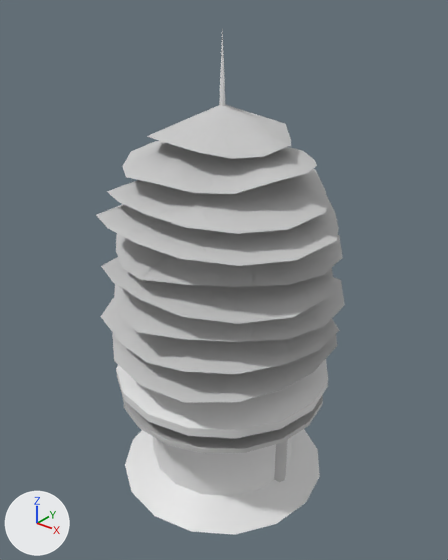
Two versions of the FBX model Kalevala Pinball/Assets/Models/Pop Bumper.FBX, one commit apart.
Both versions are drawn from a camera (50 mm lens) standing at (-0.1471, -0.037, 0.1109) and looking at (-0.2247, 0.0599, 0.0508). Arrows for +X, +Y and +Z are at lower left; the lights stay in place. Where no turn or scale is listed for an object, it has been applied to the vertices.

Objects in the first picture: 'Body', 'Bumper', 'Hay Layer', 'Hay Layer001', 'Hay Layer002', 'Hay Layer003', 'Hay Layer004', 'Hay Layer005', 'Hay Layer006', 'Hay Layer007', 'Hay Layer008'.
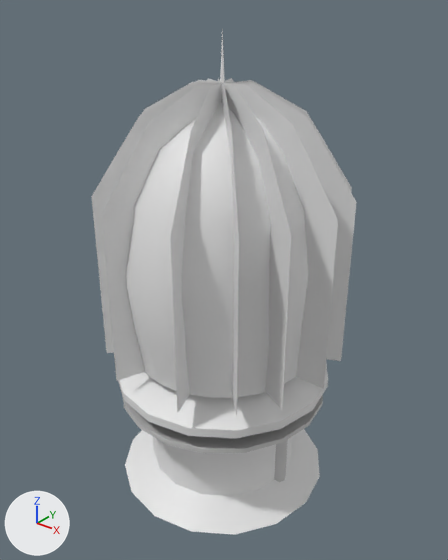
What changed in the scene script:
```text
Add me_mesh_009_1:
    me_mesh_009_1.from_pydata([(-0.0088, -0.0257, 0.0046), (0.0098, 0.0254, 0.0046), (-0.0016, -0.0059, 0.0639), (0.0026, 0.0056, 0.0639), (-0.0088, -0.0257, 0.0421), (0.0098, 0.0254, 0.0421), (-0.0065, -0.0193, 0.0525), (0.0074, 0.0189, 0.0525), (0.0061, 0.0153, 0.0582), (-0.0052, -0.0156, 0.0582)], [], [(0, 1, 5, 4), (4, 5, 7, 6), (7, 8, 9, 6), (3, 2, 9, 8)])
Add me_mesh_007_1:
    me_mesh_007_1.from_pydata([(-0.0244, -0.0119, 0.0046), (0.0249, 0.011, 0.0046), (-0.0053, -0.003, 0.0639), (0.0057, 0.0021, 0.0639), (-0.0244, -0.0119, 0.0421), (0.0249, 0.011, 0.0421), (-0.0182, -0.009, 0.0525), (0.0186, 0.0081, 0.0525), (0.0151, 0.0065, 0.0582), (-0.0147, -0.0074, 0.0582)], [], [(0, 1, 5, 4), (4, 5, 7, 6), (7, 8, 9, 6), (3, 2, 9, 8)])
Add me_mesh_008_1:
    me_mesh_008_1.from_pydata([(-0.0249, 0.011, 0.0046), (0.0244, -0.0119, 0.0046), (-0.0057, 0.0021, 0.0639), (0.0053, -0.003, 0.0639), (-0.0249, 0.011, 0.0421), (0.0244, -0.0119, 0.0421), (-0.0186, 0.0081, 0.0525), (0.0182, -0.009, 0.0525), (0.0147, -0.0074, 0.0582), (-0.0151, 0.0065, 0.0582)], [], [(0, 1, 5, 4), (4, 5, 7, 6), (7, 8, 9, 6), (3, 2, 9, 8)])
Add me_mesh_010_1:
    me_mesh_010_1.from_pydata([(-0.0098, 0.0254, 0.0046), (0.0088, -0.0257, 0.0046), (-0.0026, 0.0056, 0.0639), (0.0016, -0.0059, 0.0639), (-0.0098, 0.0254, 0.0421), (0.0088, -0.0257, 0.0421), (-0.0074, 0.0189, 0.0525), (0.0065, -0.0193, 0.0525), (0.0052, -0.0156, 0.0582), (-0.0061, 0.0153, 0.0582)], [], [(0, 1, 5, 4), (4, 5, 7, 6), (7, 8, 9, 6), (3, 2, 9, 8)])
Add me_mesh_003_1:
    me_mesh_003_1.from_pydata([(-0.0272, -0.0005, 0.0046), (0.0272, -0.0005, 0.0046), (-0.0061, -0.0005, 0.0639), (0.0061, -0.0005, 0.0639), (-0.0272, -0.0005, 0.0421), (0.0272, -0.0005, 0.0421), (-0.0203, -0.0005, 0.0525), (0.0203, -0.0005, 0.0525), (0.0165, -0.0005, 0.0582), (-0.0165, -0.0005, 0.0582)], [], [(0, 1, 5, 4), (4, 5, 7, 6), (7, 8, 9, 6), (3, 2, 9, 8)])
Add me_mesh_006_1:
    me_mesh_006_1.from_pydata([(-0.0199, 0.019, 0.0046), (0.0185, -0.0194, 0.0046), (-0.005, 0.0041, 0.0639), (0.0036, -0.0045, 0.0639), (-0.0199, 0.019, 0.0421), (0.0185, -0.0194, 0.0421), (-0.0151, 0.0142, 0.0525), (0.0137, -0.0146, 0.0525), (0.0109, -0.0118, 0.0582), (-0.0123, 0.0114, 0.0582)], [], [(0, 1, 5, 4), (4, 5, 7, 6), (7, 8, 9, 6), (3, 2, 9, 8)])
Add me_mesh_004_1:
    me_mesh_004_1.from_pydata([(-0.0185, -0.0194, 0.0046), (0.0199, 0.019, 0.0046), (-0.0036, -0.0045, 0.0639), (0.005, 0.0041, 0.0639), (-0.0185, -0.0194, 0.0421), (0.0199, 0.019, 0.0421), (-0.0137, -0.0146, 0.0525), (0.0151, 0.0142, 0.0525), (0.0123, 0.0114, 0.0582), (-0.0109, -0.0118, 0.0582)], [], [(0, 1, 5, 4), (4, 5, 7, 6), (7, 8, 9, 6), (3, 2, 9, 8)])
Remove ob_hay_layer004:
    ob_hay_layer004 = bpy.data.objects.new('Hay Layer004', me_mesh_006)
Remove ob_hay_layer:
    ob_hay_layer = bpy.data.objects.new('Hay Layer', me_mesh_002)
Remove ob_hay_layer007:
    ob_hay_layer007 = bpy.data.objects.new('Hay Layer007', me_mesh_009)
Remove ob_hay_layer008:
    ob_hay_layer008 = bpy.data.objects.new('Hay Layer008', me_mesh_010)
Remove ob_hay_layer003:
    ob_hay_layer003 = bpy.data.objects.new('Hay Layer003', me_mesh_005)
Remove ob_hay_layer005:
    ob_hay_layer005 = bpy.data.objects.new('Hay Layer005', me_mesh_007)
Remove ob_hay_layer001:
    ob_hay_layer001 = bpy.data.objects.new('Hay Layer001', me_mesh_003)
Remove ob_hay_layer006:
    ob_hay_layer006 = bpy.data.objects.new('Hay Layer006', me_mesh_008)
Remove ob_hay_layer002:
    ob_hay_layer002 = bpy.data.objects.new('Hay Layer002', me_mesh_004)
Add ob_transparent_hay005:
    ob_transparent_hay005 = bpy.data.objects.new('Transparent Hay005', me_mesh_009_1)
    ob_transparent_hay005.location = (-0.2251, 0.0605, 0.029)
Add ob_transparent_hay003:
    ob_transparent_hay003 = bpy.data.objects.new('Transparent Hay003', me_mesh_007_1)
    ob_transparent_hay003.location = (-0.2251, 0.0605, 0.029)
Add ob_transparent_hay004:
    ob_transparent_hay004 = bpy.data.objects.new('Transparent Hay004', me_mesh_008_1)
    ob_transparent_hay004.location = (-0.2251, 0.0605, 0.029)
Add ob_transparent_hay006:
    ob_transparent_hay006 = bpy.data.objects.new('Transparent Hay006', me_mesh_010_1)
    ob_transparent_hay006.location = (-0.2251, 0.0605, 0.029)
Add ob_transparent_hay:
    ob_transparent_hay = bpy.data.objects.new('Transparent Hay', me_mesh_003_1)
    ob_transparent_hay.location = (-0.2251, 0.0605, 0.029)
Add ob_transparent_hay002:
    ob_transparent_hay002 = bpy.data.objects.new('Transparent Hay002', me_mesh_006_1)
    ob_transparent_hay002.location = (-0.2247, 0.0603, 0.029)
Add ob_hay:
    ob_hay = bpy.data.objects.new('Hay', me_mesh_002_1)  # 169 vertices, 168 faces; spans x -0.0224..0.0215, y -0.0236..0.0228, z -0.0409..0.0154
    ob_hay.location = (-0.2249, 0.0602, 0.0745)
Add ob_transparent_hay001:
    ob_transparent_hay001 = bpy.data.objects.new('Transparent Hay001', me_mesh_004_1)
    ob_transparent_hay001.location = (-0.2255, 0.0603, 0.029)
```

What differs and where, as boxes (x1, y1, x2, y2) in the pictures (448 x 560 px):
'Hay', added
    after: (126, 103, 308, 398)
'Hay Layer005', deleted
    before: (107, 169, 328, 234)
'Transparent Hay', added
    after: (196, 80, 338, 389)
'Transparent Hay005', added
    after: (102, 80, 254, 381)
'Hay Layer004', deleted
    before: (96, 197, 339, 266)
'Hay Layer002', deleted
    before: (101, 257, 334, 324)
'Hay Layer001', deleted
    before: (101, 297, 339, 374)
'Hay Layer006', deleted
    before: (123, 141, 317, 194)
'Hay Layer003', deleted
    before: (116, 233, 343, 287)
'Hay Layer', deleted
    before: (112, 334, 337, 403)
'Transparent Hay004', added
    after: (206, 78, 291, 409)
'Hay Layer008', deleted
    before: (114, 277, 345, 342)
'Transparent Hay003', added
    after: (142, 82, 357, 361)
'Hay Layer007', deleted
    before: (147, 105, 291, 159)
'Transparent Hay001', added
    after: (91, 82, 352, 353)
'Transparent Hay006', added
    after: (171, 78, 234, 412)
'Transparent Hay002', added
    after: (218, 78, 239, 416)
